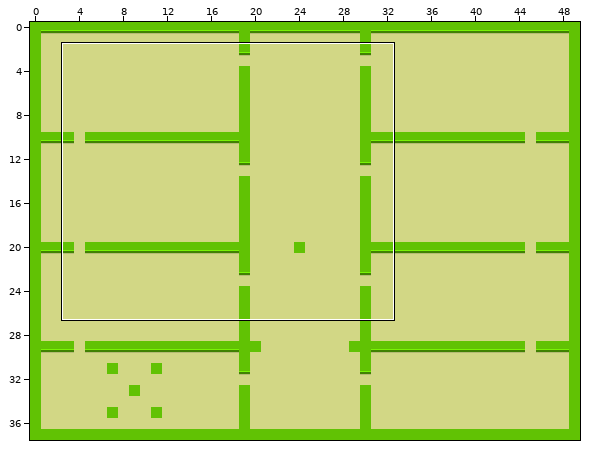
An edit to a level. Tiled map, assets/levels/room1.tmx. Above, an overview of the earlier version with the close-up marked.
Close-up. Before:
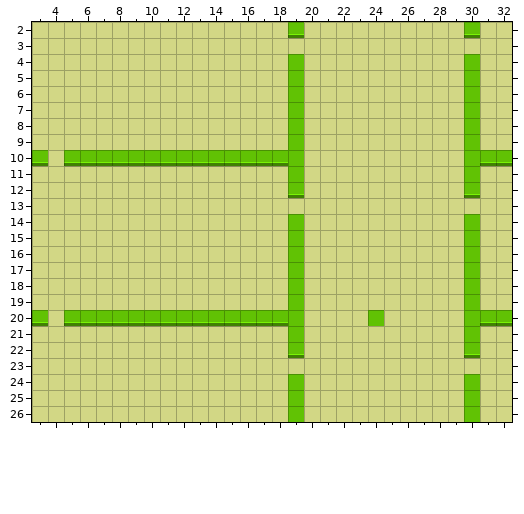
Cells are 16x16 px. Shown: x 3..32, y 2..26. The commit also changed other parts of the map, which this record leaves out.
After the commit:
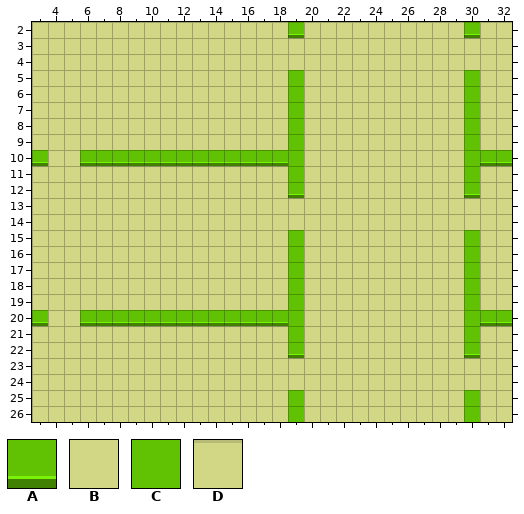
Key: from "tiles": A 0, B 1, C 2, D 3.
_ is an empty cell.
Edits made:
{"where": "layer \"Tile Layer 1\""}
{"y":4,"x":19,"old":"C","new":"B"}
{"y":4,"x":30,"old":"C","new":"B"}
{"y":10,"x":5,"old":"A","new":"B"}
{"y":11,"x":5,"old":"D","new":"B"}
{"y":14,"x":19,"old":"C","new":"B"}
{"y":14,"x":30,"old":"C","new":"B"}
{"y":20,"x":5,"old":"A","new":"B"}
{"y":20,"x":24,"old":"C","new":"B"}
{"y":21,"x":5,"old":"D","new":"B"}
{"y":24,"x":19,"old":"C","new":"B"}
{"y":24,"x":30,"old":"C","new":"B"}
